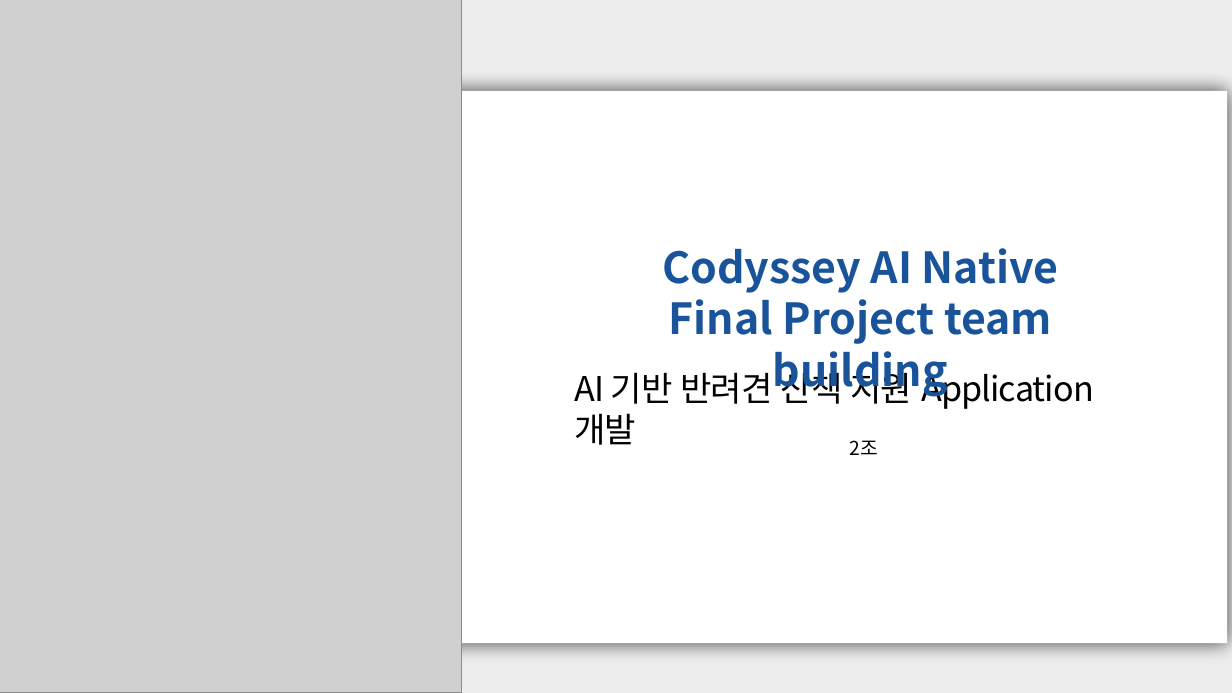
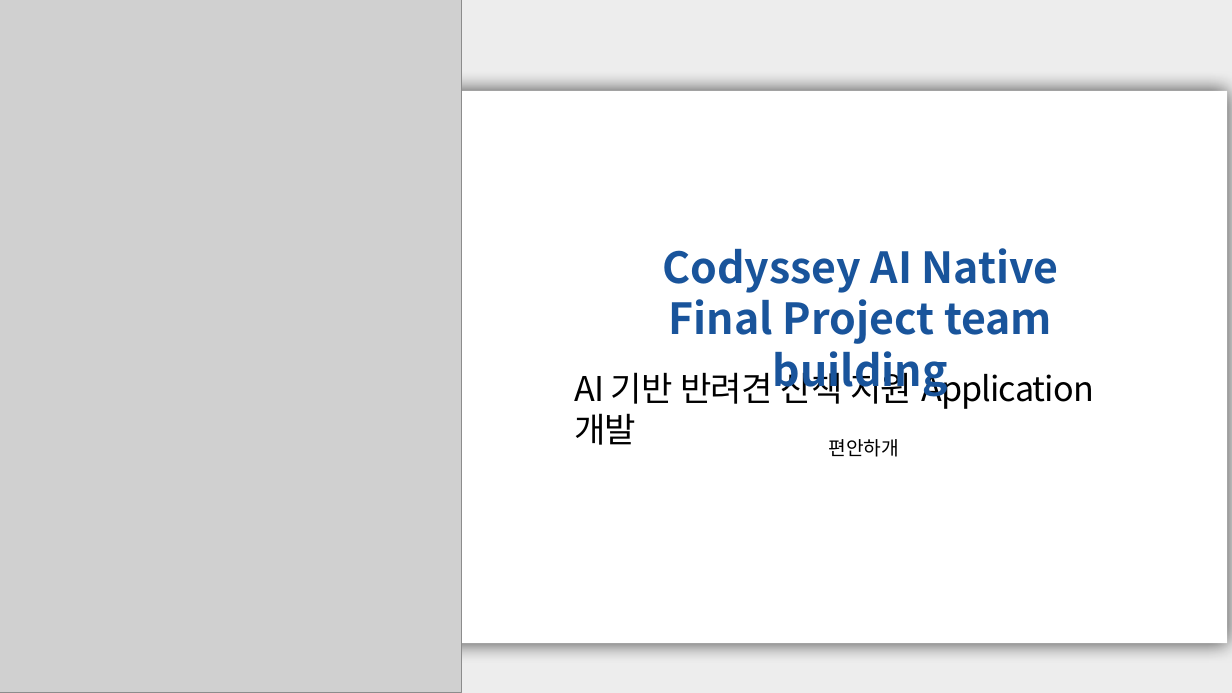
Before and after one commit to haru2014/pet_walk_t01, a slide deck: slide 1 of petwalk_team_building.pptx. Drawn at 1232x693 pixels with LibreOffice and Linux fonts; fonts in the diff are those of the drawing; grey boxes stand for pictures; background and template pictures are left out. Boxes give left, top, right and bottom in pixels: in the first picture for what was removed or moved away, otherwise in the second. Text is boxed around its words. In the diff, an @@ line names an element or a change of style, - is before the commit and + after.

Commit message:
docs: 서비스 명칭 변경 (편하개 -> 편안하개) 및 전체 문서 동기화
- 프로젝트 및 서비스 명칭을 '편하개'에서 '편안하개'로 일괄 갱신
- 문서 파일명 리네임: 02_편안하개_Team_building.md, 03_편안하개_Agile_User_Stories.md
- README.md, docs, mockup, AI 규칙 및 가이드라인 문서 내 텍스트 일괄 수정
- test_case 내 사용자 스토리 명세 참조 주석 갱신 (88개 TDD 테스트 100% Pass 검증)

```diff
--- a/petwalk_team_building.pptx
+++ b/petwalk_team_building.pptx
@@ text at box(828, 439, 899, 457): text changed @@
-2조
+편안하개
```
Also in this commit, not shown: 1 other slide changed, 1 slide added, 16 other files.
